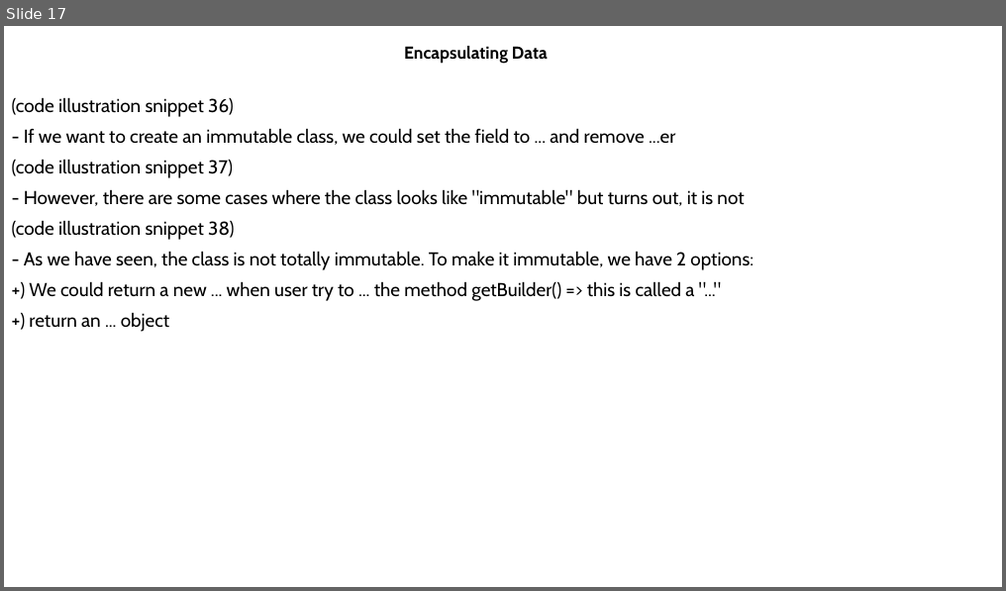
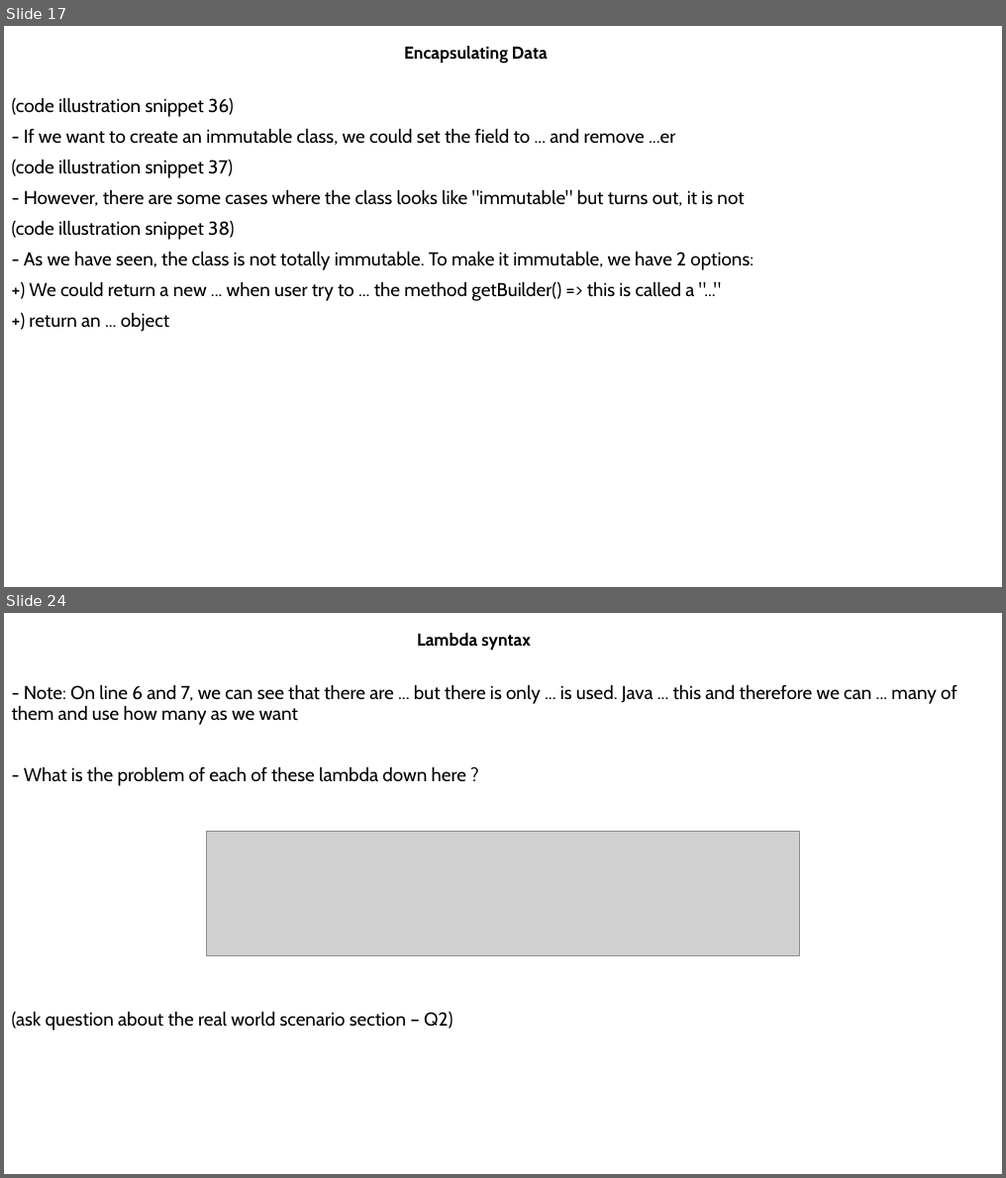
Before and after one commit to MaiDinhVinh/CS-Java, a slide deck: self-study resources/J8SE1/Chapter 4 - Methods and Encapsulation.pptx. Shown one above the other, each under a label of ours: slide 17 before the commit, slides 17 and 24 after it; the slides between them are not shown. The pictures are 1006x591 and 1006x1178 pixels, drawn with LibreOffice and Linux fonts; fonts in the diff are those of the drawing; grey boxes stand for pictures. Boxes give left, top, right and bottom in pixels: in the first picture for what was removed or moved away, otherwise in the second. Text is boxed around its words. In the diff, an @@ line names an element or a change of style, - is before the commit and + after.

```diff
--- a/self-study resources/J8SE1/Chapter 4 - Methods and Encapsulation.pptx
+++ b/self-study resources/J8SE1/Chapter 4 - Methods and Encapsulation.pptx
@@ slide 24 added at <box>4,613,1002,1174</box>, background #FFFFFF @@
@@ subtitle added at <box>417,633,531,651</box>, 16.6 pt, text #000000, bold @@
+Lambda syntax
@@ text added at <box>12,684,957,1031</box>, 18 pt, text #000000 @@
+- Note: On line 6 and 7, we can see that there are ... but there is only ... is used. Java ... this and therefore we can ... many of them and use how many as we want
+- What is the problem of each of these lambda down here ?
+(ask question about the real world scenario section – Q2)
@@ picture added at <box>207,831,799,957</box> @@
```
Also in this commit, not shown: 1 slide changed, 9 other slides added.
